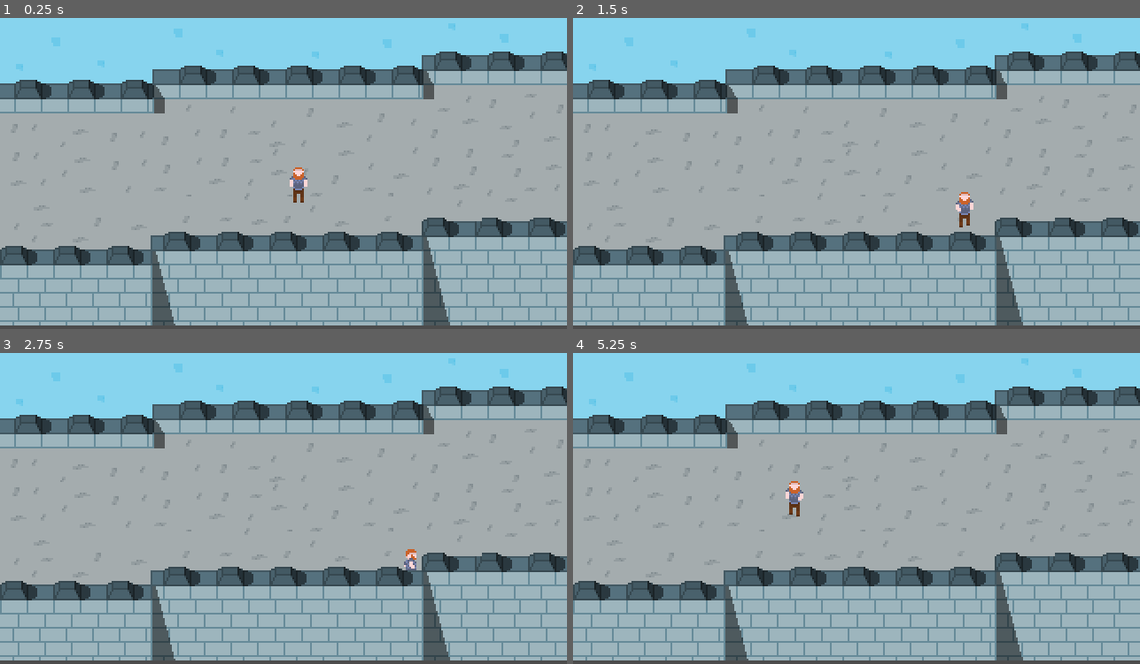
Above: before the commit, frames 1-4 (two rows, left to right).
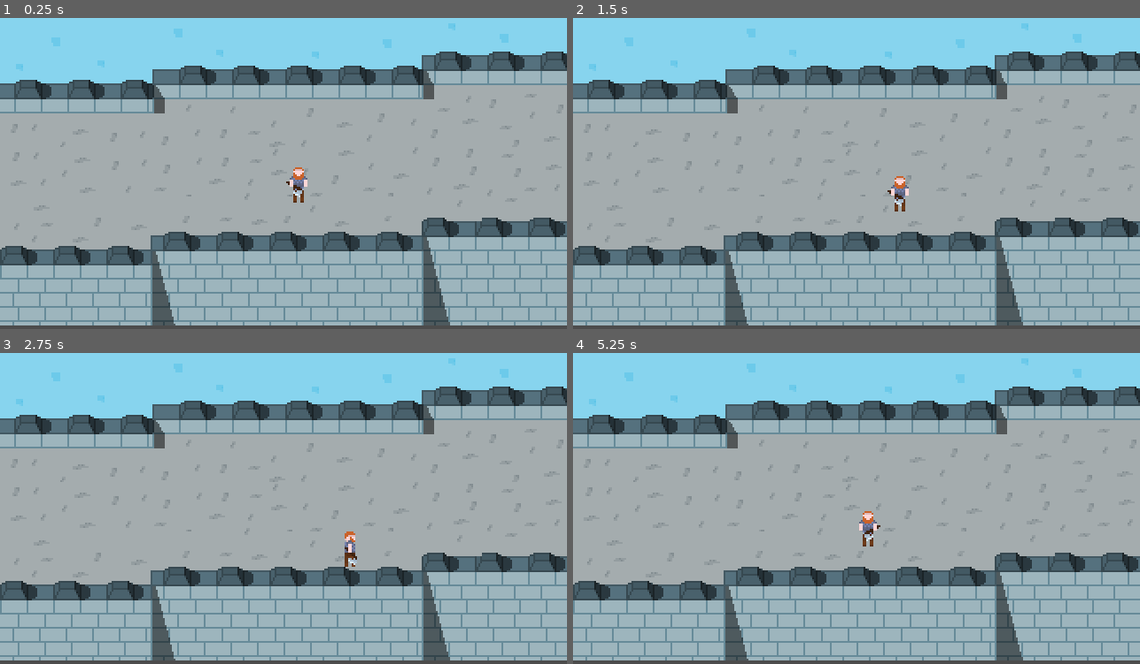
Above: after the commit, the same moments.

Repository: mlvzsd/LastOneLeft
Game: Godot game, scene res://unit/Test.tscn
The game is run twice, just before and just after one commit, with the same random seed, the same clock (stepped at 60 frames per second) and the same inputs. The project has no main scene, so this scene is started directly.
Inputs:
- Up to frame 1 (0.25 s): no input
- Up to frame 2 (1.5 s): tap Enter at 0.5 s; hold Right (ui_right) 0.53-1.28 s; tap J (ui_hit) at 0.6, 1.35 s; hold Down (ui_down) from 1.28 s (still down)
- Up to frame 3 (2.75 s): release Down (ui_down) at 2.03 s; hold Right (ui_right) from 2.03 s (still down); tap J (ui_hit) at 2.1 s
- Up to frame 4 (5.25 s): release Right (ui_right) at 2.78 s; hold Up (ui_up) 2.78-3.53 s; tap J (ui_hit) every 0.75 s from 2.85 to 5.1 s; hold Left (ui_left) 3.53-5.03 s; hold Down (ui_down) from 5.03 s (still down)

The runs differ from the first frame. In frame 1, less than 0.1% of the frame differs, in the area x 50-54%, y 52-58%; in frame 2, 0.5%, in the area x 55-71%, y 50-68%; in frame 3, 0.3%; in frame 4, 0.5%.

Commit message:
Add attack status to Player scene

Diff:
--- a/scripts/Player.gd
+++ b/scripts/Player.gd
@@ -5,7 +5,14 @@
 var velocity := Vector2()
 var anim_status := "idle"
 var anim_direction := "down"
-var is_armed := false
+var is_armed := true
+var hitting := false
+
+func current_hitter():
+	if anim_direction == "right" and $AnimatedSprite.flip_h:
+		return "LeftHitter/CollisionShape2D"
+
+	return str(anim_direction.capitalize(), "Hitter/CollisionShape2D")
 
 func _ready():
 	print("Player: ready")
@@ -15,9 +22,22 @@
 	var right = Input.is_action_pressed("ui_right")
 	var up = Input.is_action_pressed("ui_up")
 	var down = Input.is_action_pressed("ui_down")
+	var hit = Input.is_action_just_pressed("ui_hit")
 
 	velocity.x = int(right) - int(left)
 	velocity.y = int(down) - int(up)
+
+	if hitting:
+		return
+
+	if hit and is_armed:
+		var anim_name = str("hit_", anim_direction)
+
+		$AnimatedSprite.play(anim_name)
+		get_node(current_hitter()).disabled = false
+		hitting = true
+
+		return
 
 	move_and_collide(velocity * SPEED * delta)
 
@@ -49,4 +69,6 @@
 	print("Player: hitted")
 
 func _on_AnimatedSprite_animation_finished():
-	pass
+	if hitting:
+		get_node(current_hitter()).disabled = true
+		hitting = false
